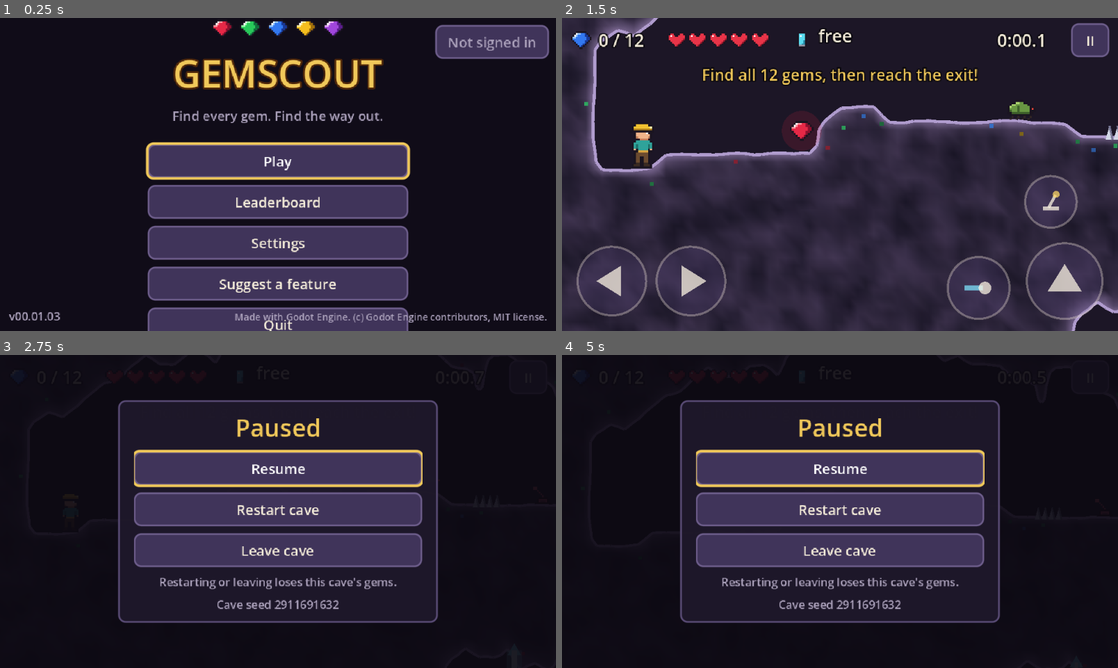
Above: before the commit, frames 1-4 (two rows, left to right).
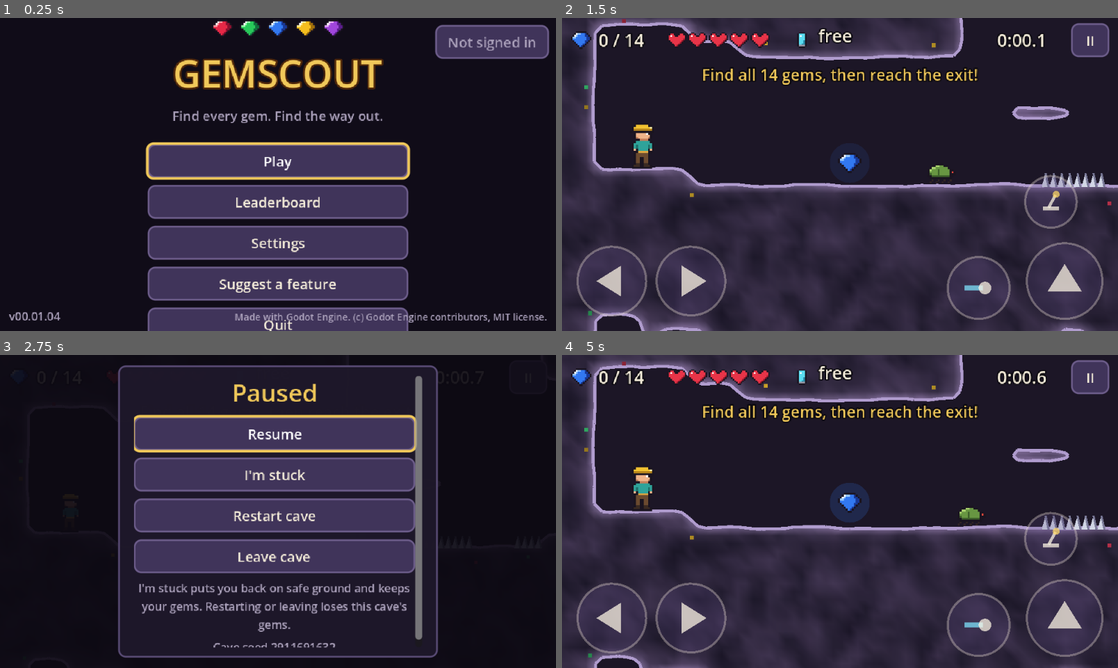
Above: after the commit, the same moments.

Repository: Zephino/GemScout
Game: Godot game, scene res://scenes/main.tscn
Two runs of this game, one before a commit and one after it. Both use one fixed random seed, a clock stepped at 60 frames per second and the inputs below.
Inputs (mouse positions are in pixels of both pictures, inside the frame that each line leads up to):
- Up to frame 1 (0.25 s): no input
- Up to frame 2 (1.5 s): click "Play" at 0.5 s; click "Easy" at 1.25 s
- Up to frame 3 (2.75 s): click "II" at 2 s
- Up to frame 4 (5 s): click "Restart cave" at 2.75 s; move the mouse to (962, 495) at 3.52 s; hold D (move_right) 3.53-4.25 s; hold Space (jump) 3.53-4.25 s; tap P at 3.6 s; click (962, 495) at 3.67 s; click "II" (after the commit: "Restart cave") at 4.25 s

The runs differ from the first frame. In frame 1, less than 0.1% of the frame differs, in the area x 9-11%, y 94-97%; in frame 2, 17%; in frame 3, 20%; in frame 4, 64%, in the area x 0-100%, y 0-100%.

Commit message:
v00.01.04: no more getting wedged between a shaft ledge and the wall
Tunnels were dug one cell wider than shafts, leaving one-cell gaps beside
shaft ledges where the scout could jam (not standing, can't jump or walk
out). The generator (v3) now fills every one-cell gap. Pause gains
"I'm stuck" (back to the last safe spot, keeping gems). New tests: no
one-cell gaps; a real-physics drop beside every ledge end never jams
(fails on the old generator, passes now); I'm stuck works. The test
runner can run one file with -- --only=name.

Co-Authored-By: Claude Opus 5.5 <noreply@anthropic.com>
Claude-Session: https://claude.ai/code/session_015nF5MuJ9iWBCqzPTGs5oHz

Diff:
--- a/project.godot
+++ b/project.godot
@@ -12,7 +12,7 @@
 
 config/name="GemScout"
 config/description="Explore randomly generated caves and collect every gem."
-config/version="00.01.03"
+config/version="00.01.04"
 run/main_scene="res://scenes/main.tscn"
 config/features=PackedStringArray("4.7", "GL Compatibility")
 config/icon="res://icon.png"
--- a/scripts/cave/cave_generator.gd
+++ b/scripts/cave/cave_generator.gd
@@ -10,7 +10,8 @@
 ## floating ledges. Shafts have ledges exactly 5 rows apart to climb back up.
 ##
 ## Steps: plan every floor (random walk, flat chambers, flat shaft bottoms),
-## limit steps to 2 cells, carve, add ledges and decorations, then check the
+## limit steps to 2 cells, carve, add ledges and decorations, fill gaps one
+## cell wide (the scout could get wedged in them), then check the
 ## result with Reachability, then add doors, beams, spikes, enemies and
 ## pickups (CaveFeatures, which checks they're fair). If any spot the scout can reach can't get back
 ## to the start, or there aren't enough spots for gems, the next try (same
@@ -20,7 +21,7 @@
 ## Change VERSION whenever a change here would draw a different cave for the
 ## same seed (old leaderboard seeds then show "made with an older version").
 
-const VERSION := 2
+const VERSION := 3
 const WIDTH := 144
 const HEIGHT := 72
 const TIERS := 3
@@ -89,6 +90,7 @@
 		_add_chamber_ledges(tier)
 	if not plain:
 		_decorate()
+	_fill_narrow_gaps()
 	_cave.start = _stand_near(4, 0)
 	if _cave.start.x < 0:
 		return null
@@ -292,6 +294,22 @@
 					_cave.set_solid(x, y + dy, true)
 
 
+## Fills every gap one cell wide (rock on both sides). Reachability treats
+## the scout as two cells wide and ignores such gaps, but the real scout is
+## narrower and could drop into one and get wedged (for example between a
+## shaft's ledge and the cave wall, where tunnels are dug one cell wider than
+## shafts). Repeats until none are left, since filling can make new ones.
+func _fill_narrow_gaps() -> void:
+	var changed: bool = true
+	while changed:
+		changed = false
+		for y in range(1, HEIGHT - 1):
+			for x in range(1, WIDTH - 1):
+				if not _cave.is_solid(x, y) and _cave.is_solid(x - 1, y) and _cave.is_solid(x + 1, y):
+					_cave.set_solid(x, y, true)
+					changed = true
+
+
 ## The first standing cell from column `x` rightwards in the given tier.
 func _stand_near(x: int, tier: int) -> Vector2i:
 	var floors: PackedInt32Array = _floors[tier]
--- a/scripts/game/cave_level.gd
+++ b/scripts/game/cave_level.gd
@@ -381,6 +381,17 @@
 
 # --- Actions ------------------------------------------------------------------
 
+## Pause → "I'm stuck": back to the last safe spot, keeping the gems.
+func unstick() -> void:
+	if finished or dead:
+		return
+	gravity_left = 0.0
+	hero.set_reverse_gravity(false)
+	hero.place(CaveData.feet_position(_last_safe))
+	hero.invulnerable_left = Hero.HURT_INVULNERABLE_S
+	message.emit("Back to safe ground.")
+
+
 func shoot() -> void:
 	if finished or dead or _cooldown > 0.0:
 		return
--- a/scripts/ui/main.gd
+++ b/scripts/ui/main.gd
@@ -137,7 +137,9 @@
 		return
 	get_tree().paused = true
 	_touch.set_shown(false)
-	_show(PauseMenu.new(_seed, resume, func() -> void: start_cave(_seed, _difficulty), show_title).root)
+	_show(PauseMenu.new(_seed, resume, func() -> void: start_cave(_seed, _difficulty), show_title, func() -> void:
+		resume()
+		_level.unstick()).root)
 
 
 func resume() -> void:
--- a/scripts/ui/pause_menu.gd
+++ b/scripts/ui/pause_menu.gd
@@ -1,19 +1,22 @@
 class_name PauseMenu
 extends RefCounted
-## Paused: carry on, restart this cave, or leave it. Restarting or leaving
-## throws away this cave's progress (the design: leaving early resets it).
+## Paused: carry on, get unstuck (back to the last safe spot, keeping your
+## gems), restart this cave, or leave it. Restarting or leaving throws away
+## this cave's progress (the design: leaving early resets it).
 
 var root: Control
 
 
-func _init(seed: int, on_resume: Callable, on_restart: Callable, on_leave: Callable) -> void:
+func _init(seed: int, on_resume: Callable, on_restart: Callable, on_leave: Callable, on_unstick: Callable = Callable()) -> void:
 	var parts: Array = UiKit.screen("Paused", 360)
 	root = parts[0]
 	UiKit.keep_alive(root, self)
 	var column: VBoxContainer = parts[1]
 	column.add_child(UiKit.button("Resume", func() -> void: on_resume.call()))
+	if on_unstick.is_valid():
+		column.add_child(UiKit.button("I'm stuck", func() -> void: on_unstick.call()))
 	column.add_child(UiKit.button("Restart cave", func() -> void: on_restart.call()))
 	column.add_child(UiKit.button("Leave cave", func() -> void: on_leave.call()))
-	column.add_child(UiKit.label("Restarting or leaving loses this cave's gems.", 13, UiKit.MUTED))
+	column.add_child(UiKit.label("I'm stuck puts you back on safe ground and keeps your gems. Restarting or leaving loses this cave's gems.", 13, UiKit.MUTED))
 	column.add_child(UiKit.label("Cave seed %d" % seed, 13, UiKit.MUTED))
 	UiKit.focus_first(column)
--- a/tests/run_tests.gd
+++ b/tests/run_tests.gd
@@ -2,6 +2,7 @@
 ## Runs every tests/test_*.gd file headless and prints a summary:
 ##
 ##   godot --headless --path . -s tests/run_tests.gd
+##   godot --headless --path . -s tests/run_tests.gd -- --only=test_combat   (one file)
 ##
 ## Each test file extends TestCase; every method starting with "test_" runs.
 ## Exits with code 1 if any check failed, so CI can see it.
@@ -10,9 +11,13 @@
 func _initialize() -> void:
 	var failed: int = 0
 	var passed: int = 0
+	var only: String = ""
+	for arg: String in OS.get_cmdline_user_args():
+		if arg.begins_with("--only="):
+			only = arg.trim_prefix("--only=")
 	var files: Array[String] = []
 	for f in DirAccess.get_files_at("res://tests"):
-		if f.begins_with("test_") and f.ends_with(".gd"):
+		if f.begins_with("test_") and f.ends_with(".gd") and (only == "" or f.begins_with(only)):
 			files.append(f)
 	files.sort()
 	for f in files:
--- a/tests/test_cave_generator.gd
+++ b/tests/test_cave_generator.gd
@@ -32,6 +32,12 @@
 			check(result.safe.has(g), "seed %d: gem at %s reachable" % [seed, g])
 		check(not cave.gems.has(cave.start), "seed %d: no gem on the start" % seed)
 		check(cave.attempt < CaveGenerator.MAX_ATTEMPTS, "seed %d: a real layout, not the fallback" % seed)
+		var gaps: int = 0
+		for y in range(1, cave.height - 1):
+			for x in range(1, cave.width - 1):
+				if not cave.is_solid(x, y) and cave.is_solid(x - 1, y) and cave.is_solid(x + 1, y):
+					gaps += 1
+		check_eq(gaps, 0, "seed %d: no gaps one cell wide (the scout could wedge in one)" % seed)
 	attempts.sort()
 	print("    attempts needed: median %d, worst %d; slowest cave %d ms" % [attempts[attempts.size() / 2], attempts[-1], slowest])
 
--- /dev/null
+++ b/tests/test_no_wedging.gd
@@ -0,0 +1,73 @@
+extends TestCase
+## The scout never gets wedged next to a ledge (owner report: stuck between
+## a shaft's ledge and the wall, unable to jump or walk out). With real
+## physics, the scout is dropped beside the end of every ledge in a few
+## caves and must land on its feet (on a floor it can jump from), not hang
+## jammed in rock.
+
+const SEEDS: Array[int] = [7, 794710975, 2024]
+
+
+func _frames(n: int) -> void:
+	for i in n:
+		await tree.physics_frame
+
+
+func test_scout_never_wedges_beside_a_ledge() -> void:
+	var drops: int = 0
+	for seed in SEEDS:
+		var level := CaveLevel.new()
+		tree.root.add_child(level)
+		level.build(seed, "easy")
+		# Let every door and Bouldermaw finish setting up before opening them.
+		await _frames(2)
+		level.freeze_left = 1e9
+		level.hero.invulnerable_left = 1e9
+		for g in level.gates:
+			g.open()
+		for b in level.beams:
+			b.on = false
+		for b in level.boulders:
+			b.hit(true)
+		await _frames(2)
+		var cave := level.cave
+		# Ledge ends: rock with air above, and air on one side.
+		var spots: Array[Vector2] = []
+		for y in range(3, cave.height - 2):
+			for x in range(2, cave.width - 2):
+				if not cave.is_solid(x, y) or cave.is_solid(x, y - 1):
+					continue
+				for side: int in [-1, 1]:
+					if not cave.is_solid(x + side, y) and not cave.is_solid(x + side, y + 1):
+						spots.append(Vector2((x + side + 0.5) * 8.0, (y - 2) * 8.0))
+		for p in spots:
+			drops += 1
+			level.hero.position = p
+			level.hero.velocity = Vector2.ZERO
+			await _frames(40)
+			var before: Vector2 = level.hero.position
+			await _frames(10)
+			# Wedged = not standing, yet not moving either (it keeps its full
+			# falling speed but stays put, jammed in rock).
+			var wedged: bool = not level.hero.is_on_floor() and level.hero.position.distance_to(before) < 1.0
+			check(not wedged, "seed %d: dropped beside a ledge end at %s, the scout isn't jammed (now %s)" % [seed, p, level.hero.position])
+		level.queue_free()
+		await _frames(2)
+	print("    %d drops beside ledge ends" % drops)
+	check(drops > 50, "there were ledge ends to test")
+
+
+func test_im_stuck_returns_to_safe_ground() -> void:
+	var level := CaveLevel.new()
+	tree.root.add_child(level)
+	level.build(7, "medium")
+	await _frames(20)
+	var safe_spot: Vector2 = level.hero.position
+	level.hero.position = Vector2(-500, -500)
+	level.collected = 3
+	level.unstick()
+	await _frames(5)
+	check(level.hero.position.distance_to(safe_spot) < 12.0, "the scout is back on the last safe spot")
+	check_eq(level.collected, 3, "and keeps the gems")
+	level.queue_free()
+	await _frames(2)
Not shown, added: tests/test_no_wedging.gd.uid
Not shown, added: tests/test_screen_buttons.gd.uid
Not shown, changed: CHANGELOG.md
